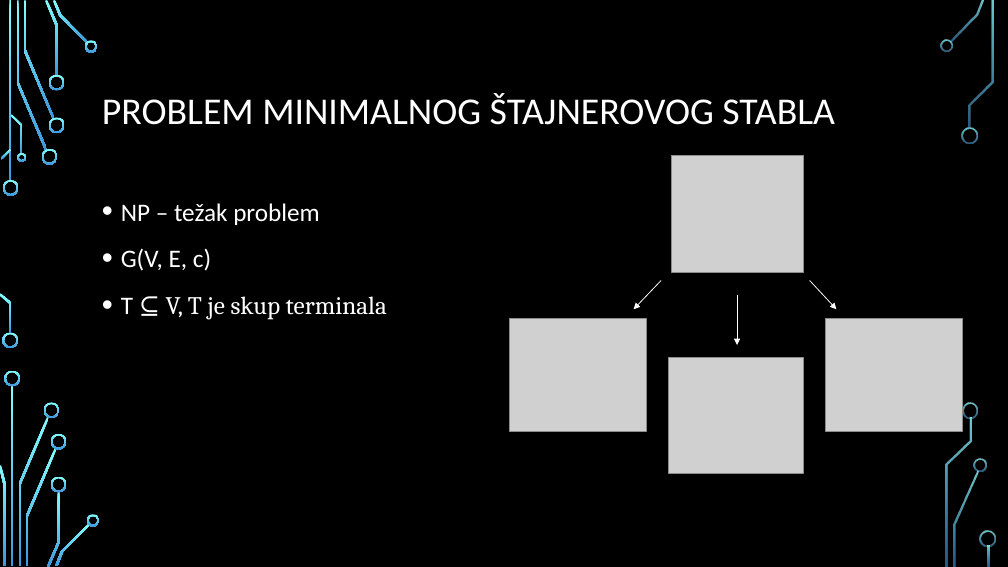
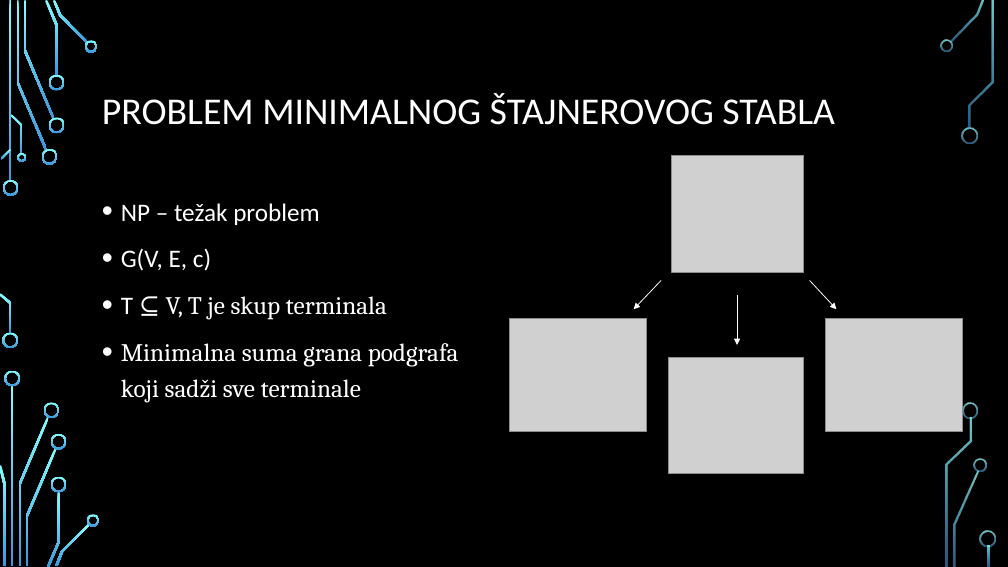
Before and after one commit to ogimatf/RI-Min-Steiner-Tree, a slide deck: slide 2 of Ognjen Stamenkovic - Minimum Steiner Tree.pptx. Drawn at 1008x567 pixels with LibreOffice and Linux fonts; fonts in the diff are those of the drawing; grey boxes stand for pictures; background and template pictures are left out. Boxes give left, top, right and bottom in pixels: in the first picture for what was removed or moved away, otherwise in the second. Text is boxed around its words. In the diff, an @@ line names an element or a change of style, - is before the commit and + after.

```diff
--- a/Ognjen Stamenkovic - Minimum Steiner Tree.pptx
+++ b/Ognjen Stamenkovic - Minimum Steiner Tree.pptx
@@ text at [121,343,459,403]: paragraph added @@
+• Minimalna suma grana podgrafa koji sadži sve terminale
```
Also in this commit, not shown: 1 other slide changed, 4 other files.
